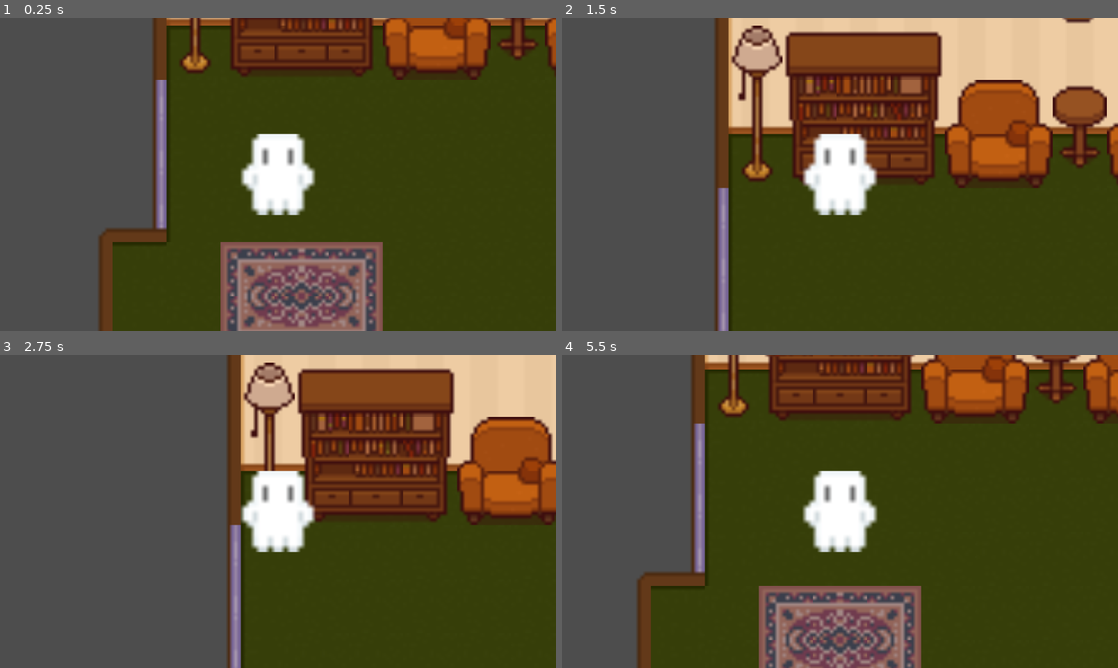
Above: before the commit, frames 1-4 (two rows, left to right).
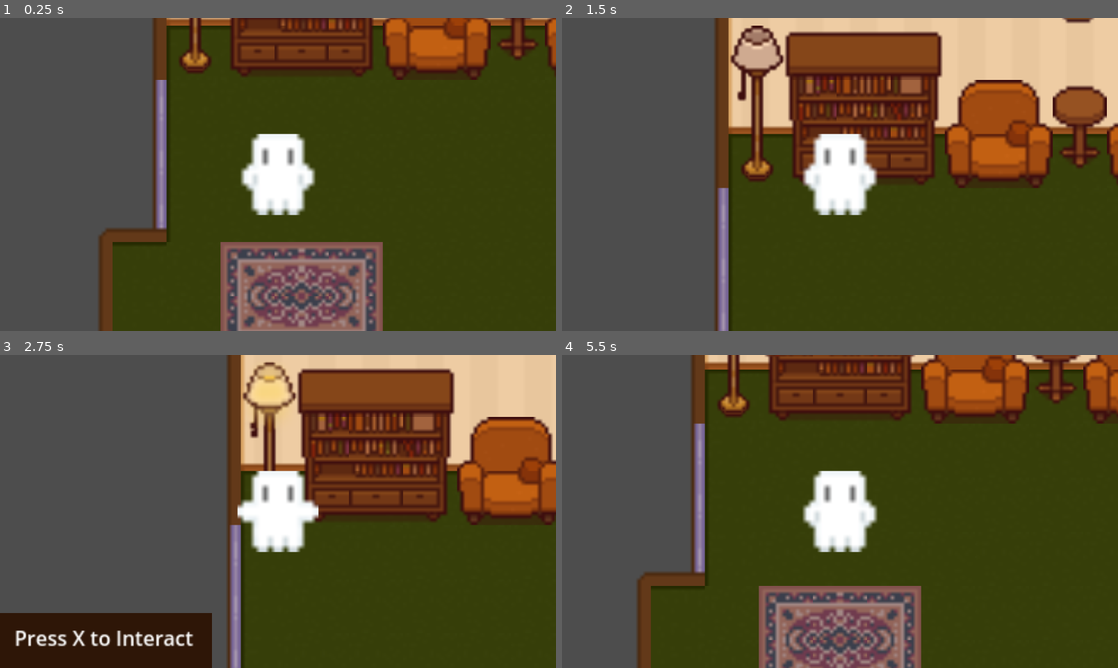
Above: after the commit, the same moments.

Repository: aryapsinha/mazehouse
Game: Godot game, scene res://scenes/libraryroom.tscn
Same seed, same stepped clock (60 frames per second), same inputs: the game is played once before the commit and once after it. This scene is started directly instead of the project's main scene.
Inputs:
- Up to frame 1 (0.25 s): no input
- Up to frame 2 (1.5 s): tap Enter at 0.5 s; hold X (interact) 0.53-1.28 s; hold Up (up) from 0.53 s (still down); tap Space at 1.25 s; tap X (interact) at 1.35 s
- Up to frame 3 (2.75 s): tap Enter at 2 s; release Up (up) at 2.03 s; hold Left (left) from 2.03 s (still down); hold X (interact) from 2.03 s (still down)
- Up to frame 4 (5.5 s): release X (interact) at 2.78 s; tap X (interact) at 2.85, 3.5, 4.35 s; release Left (left) at 3.53 s; hold Down (down) 3.53-4.28 s; hold X (interact) 3.53-4.28 s; hold Right (right) 4.28-5.03 s; tap Space at 5 s; hold Up (up) from 5.03 s (still down); hold X (interact) from 5.03 s (still down)

The runs differ from the first frame. In frame 1, 0.2% of the frame differs, in the area x 32-38%, y 0-17%; in frame 2, 0.7%; in frame 3, 8.0%, in the area x 0-58%, y 2-100%; in frame 4, 0.2%.

Commit message:
added tall lamp TD interactables

Diff:
--- a/scenes/libraryroom.tscn
+++ b/scenes/libraryroom.tscn
@@ -1,8 +1,13 @@
-
-[gd_scene load_steps=3 format=3 uid="uid://bnguj0vql684a"]
+[gd_scene load_steps=7 format=3 uid="uid://bnguj0vql684a"]
 
 [ext_resource type="TileSet" uid="uid://dhfro7c7op6u0" path="res://scenes/yytileset.tres" id="1_rh8b3"]
+[ext_resource type="PackedScene" uid="uid://nspkk5b3bjoj" path="res://scenes/interactable.tscn" id="2_1dxiy"]
 [ext_resource type="PackedScene" uid="uid://ci4jxr4grn1j0" path="res://scenes/transport.tscn" id="2_pdjj7"]
+[ext_resource type="Texture2D" uid="uid://b8lk6bfxn3nlv" path="res://assets/interactables/tall-lamp-TD/tall-lamp-TD.png" id="3_dof48"]
+[ext_resource type="Texture2D" uid="uid://b3grtjj1bh6ur" path="res://assets/interactables/tall-lamp-TD/tall-lamp-TD-on.png" id="4_h78e6"]
+
+[sub_resource type="RectangleShape2D" id="RectangleShape2D_5e6hf"]
+size = Vector2(15, 44)
 
 [node name="libraryroom" type="Node2D"]
 
@@ -19,6 +24,36 @@
 layer_3/tile_data = PackedInt32Array(851972, 327682, 4, 917508, 327682, 5, 983044, 327682, 6, 851975, 327682, 4, 917511 …(350 unchanged characters)…
 layer_4/name = "Deco 2"
 
+[node name="interactable" parent="." instance=ExtResource("2_1dxiy")]
+position = Vector2(24, 71)
+first_texture = ExtResource("3_dof48")
+second_texture = ExtResource("4_h78e6")
+toggleable = true
+
+[node name="CollisionShape2D" type="CollisionShape2D" parent="interactable"]
+position = Vector2(0.5, -1)
+shape = SubResource("RectangleShape2D_5e6hf")
+
+[node name="interactable2" parent="." instance=ExtResource("2_1dxiy")]
+position = Vector2(88, 264)
+first_texture = ExtResource("3_dof48")
+second_texture = ExtResource("4_h78e6")
+toggleable = true
+
+[node name="CollisionShape2D" type="CollisionShape2D" parent="interactable2"]
+position = Vector2(0.5, -1)
+shape = SubResource("RectangleShape2D_5e6hf")
+
+[node name="interactable3" parent="." instance=ExtResource("2_1dxiy")]
+position = Vector2(264, 264)
+first_texture = ExtResource("3_dof48")
+second_texture = ExtResource("4_h78e6")
+toggleable = true
+
+[node name="CollisionShape2D" type="CollisionShape2D" parent="interactable3"]
+position = Vector2(0.5, -1)
+shape = SubResource("RectangleShape2D_5e6hf")
+
 [node name="transport" parent="." instance=ExtResource("2_pdjj7")]
 position = Vector2(178, 316)
 rotation = 1.5708
Binary file added: assets/interactables/tall-lamp-TD/tall-lamp-TD-on.png
Not shown, added: assets/interactables/tall-lamp-TD/tall-lamp-TD-on.png.import
Binary file added: assets/interactables/tall-lamp-TD/tall-lamp-TD.png
Not shown, added: assets/interactables/tall-lamp-TD/tall-lamp-TD.png.import
